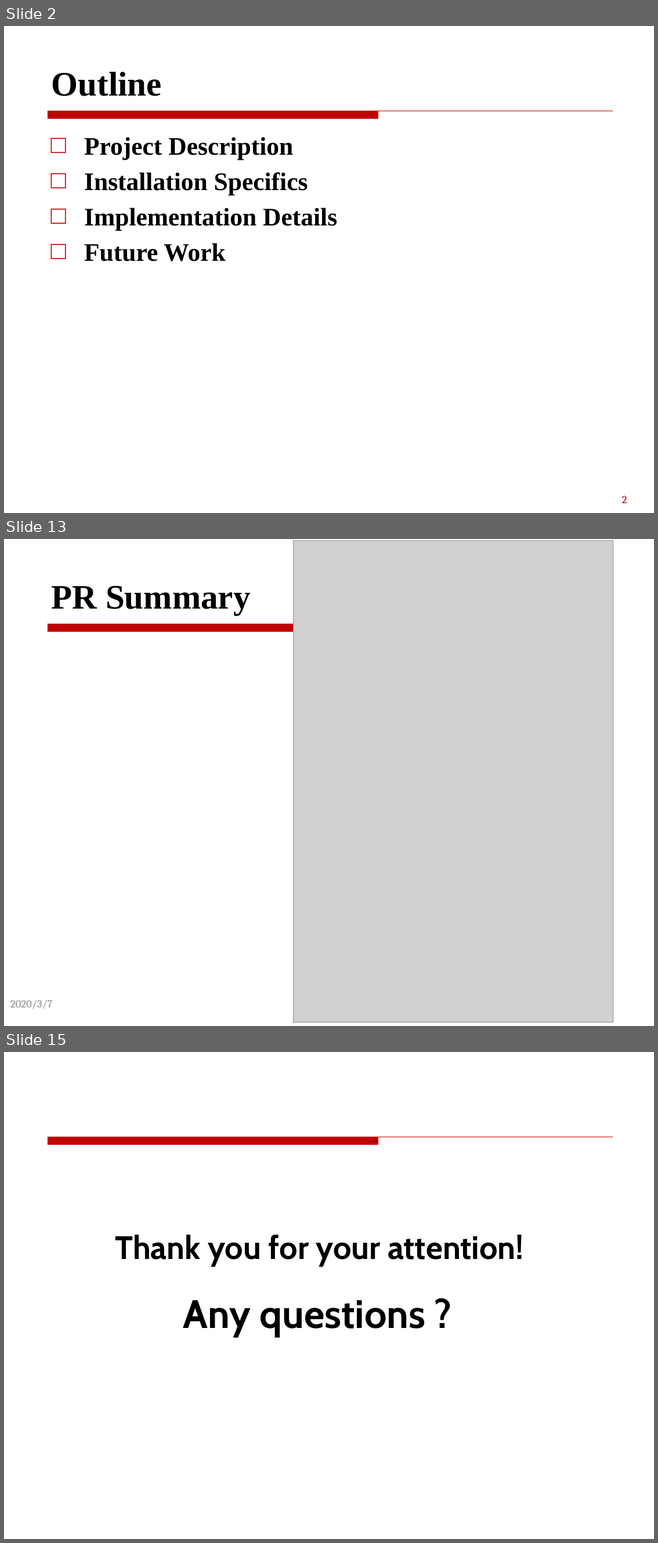
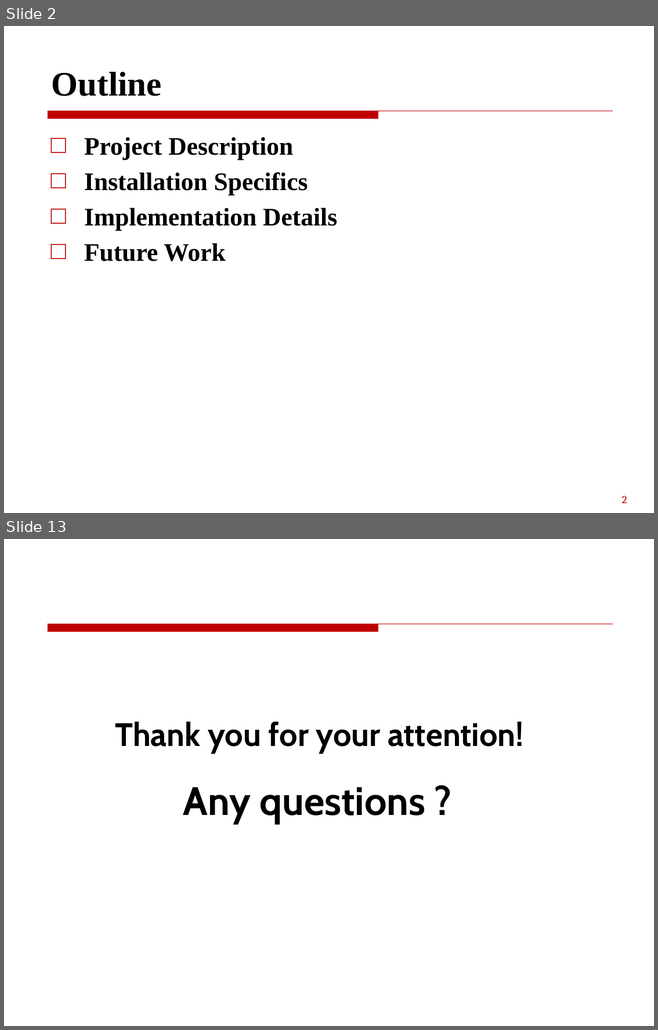
Before and after one commit to JonStark3123/django-postgres-stack, a slide deck: presentation.pptx. Shown one above the other, each under a label of ours: slides 2, 13 and 15 before the commit, slides 2 and 13 after it; the slides between them are not shown. The pictures are 658x1543 and 658x1030 pixels, drawn with LibreOffice and Linux fonts; fonts in the diff are those of the drawing; grey boxes stand for pictures. Boxes give left, top, right and bottom in pixels: in the first picture for what was removed or moved away, otherwise in the second. Text is boxed around its words. In the diff, an @@ line names an element or a change of style, - is before the commit and + after.

```diff
--- a/presentation.pptx
+++ b/presentation.pptx
@@ slide 13 removed at box(4, 539, 654, 1026), background #FFFFFF; not listed: 1 template element that a slide beside it also shows @@
@@ picture removed at box(293, 540, 612, 1022) @@
@@ title removed at box(52, 586, 250, 615) @@
-PR Summary
@@ text removed at box(10, 1000, 52, 1009) @@
-2020/3/7
@@ what was slide 15 is now slide 13 @@
```
Also in this commit, not shown: 10 slides changed, 1 other slide removed, 1 other file.
